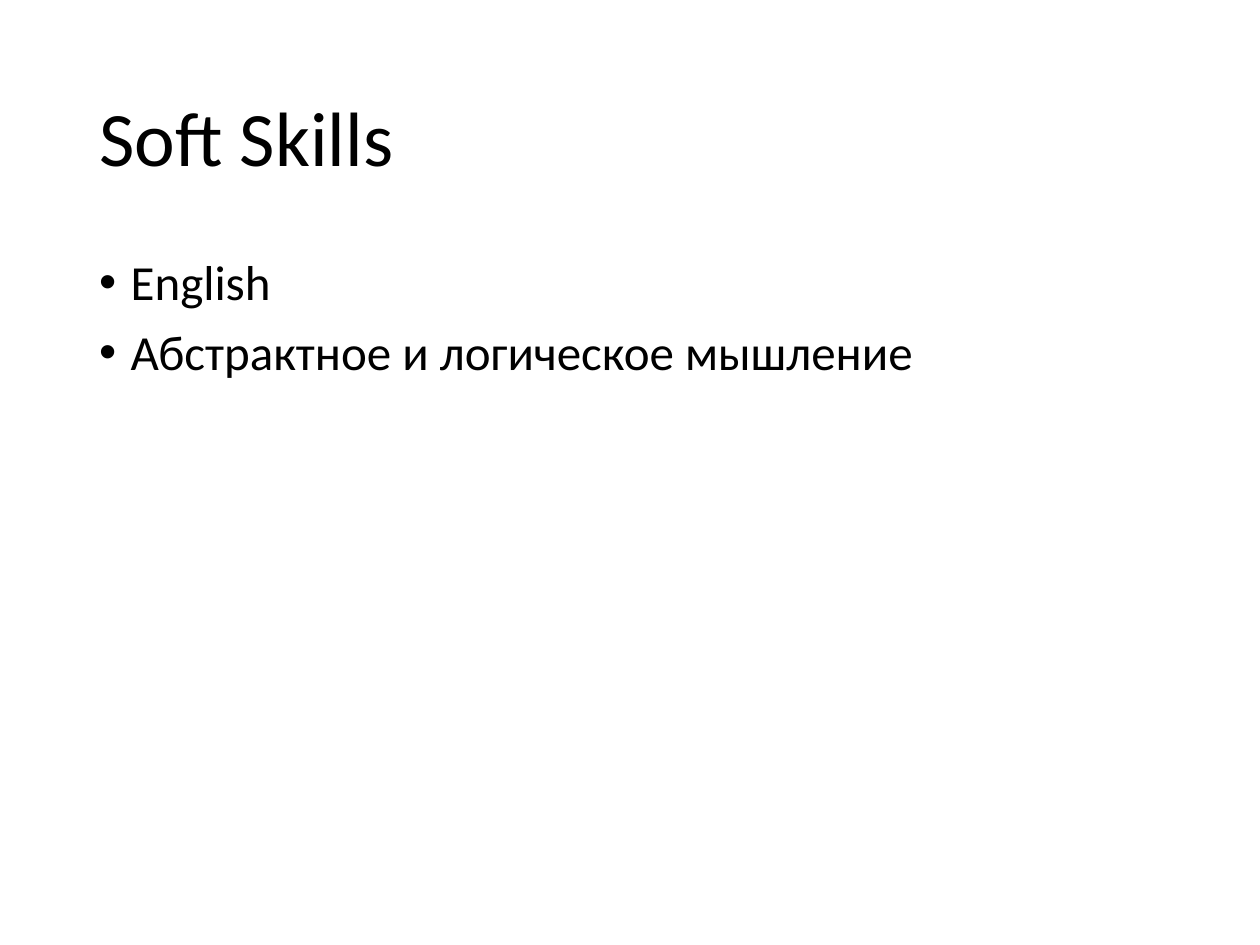
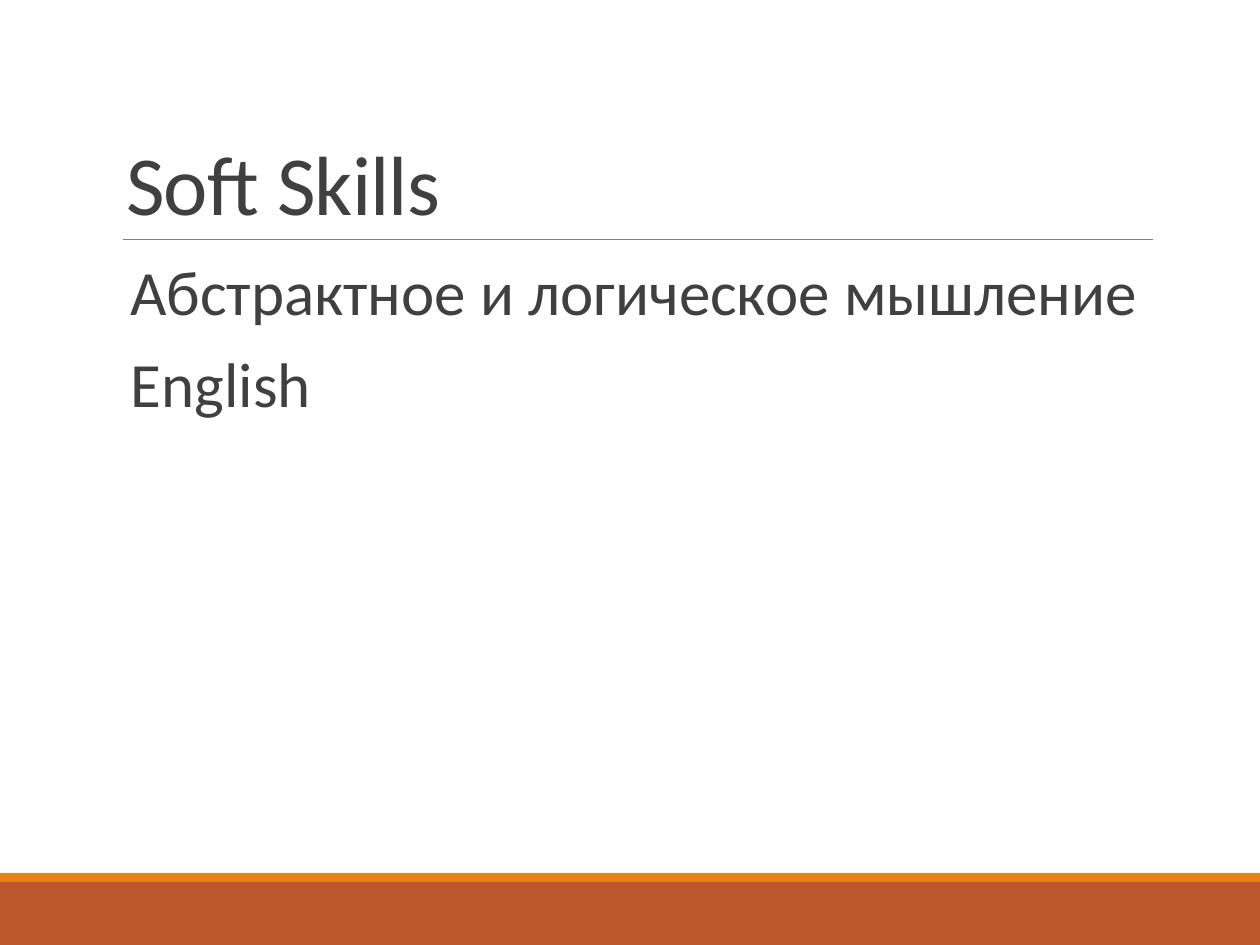
Before and after one commit to vitali-kviatkouski/personal, a slide deck: slide 18 of epamkids/EPAMKids.pptx (slide 20 before the commit). Drawn at 1260x945 pixels with LibreOffice and Linux fonts; fonts in the diff are those of the drawing. Boxes give left, top, right and bottom in pixels: in the first picture for what was removed or moved away, otherwise in the second. Text is boxed around its words. In the diff, an @@ line names an element or a change of style, - is before the commit and + after.

```diff
--- a/epamkids/EPAMKids.pptx
+++ b/epamkids/EPAMKids.pptx
@@ title "Soft Skills": place and size @@
-title "Soft Skills" at (99, 112, 393, 167)
+title "Soft Skills" at (126, 156, 440, 216)
@@ title "Soft Skills" at (126, 156, 440, 216): size 44 to 48 pt, text colour #000000 to #404040, letter spacing 0 to -0.5 pt; line spacing 0.9 to 0.85; vertical alignment middle to bottom @@
@@ line added from (123, 239) to (1153, 239), #808080 0.5 pt @@
@@ text at (131, 272, 1137, 325): paragraph added @@
+  Абстрактное и логическое мышление
@@ text at (131, 336, 913, 378): paragraph removed @@
-• Абстрактное и логическое мышление
@@ text at (131, 363, 311, 418): size 28 to 36 pt, text colour #000000 to #404040 in "English"; bullet • to  ; more space between paragraphs @@
@@ rectangle added at (0, 882, 1260, 945), fill #BD582C @@
@@ rectangle added at (0, 873, 1260, 882), fill #E48312 @@
```
Also in this commit, not shown: 20 other slides changed, 5 slides added, 7 slides removed, 1 other file.
